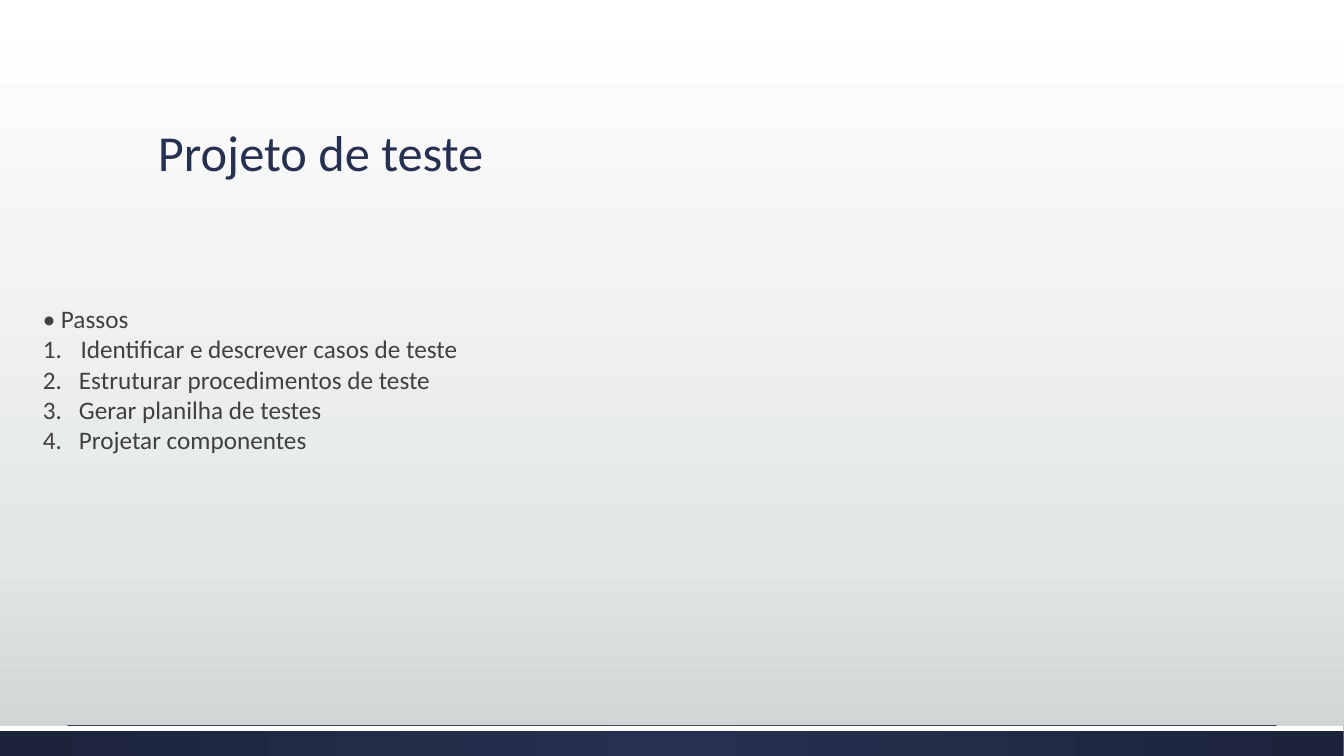
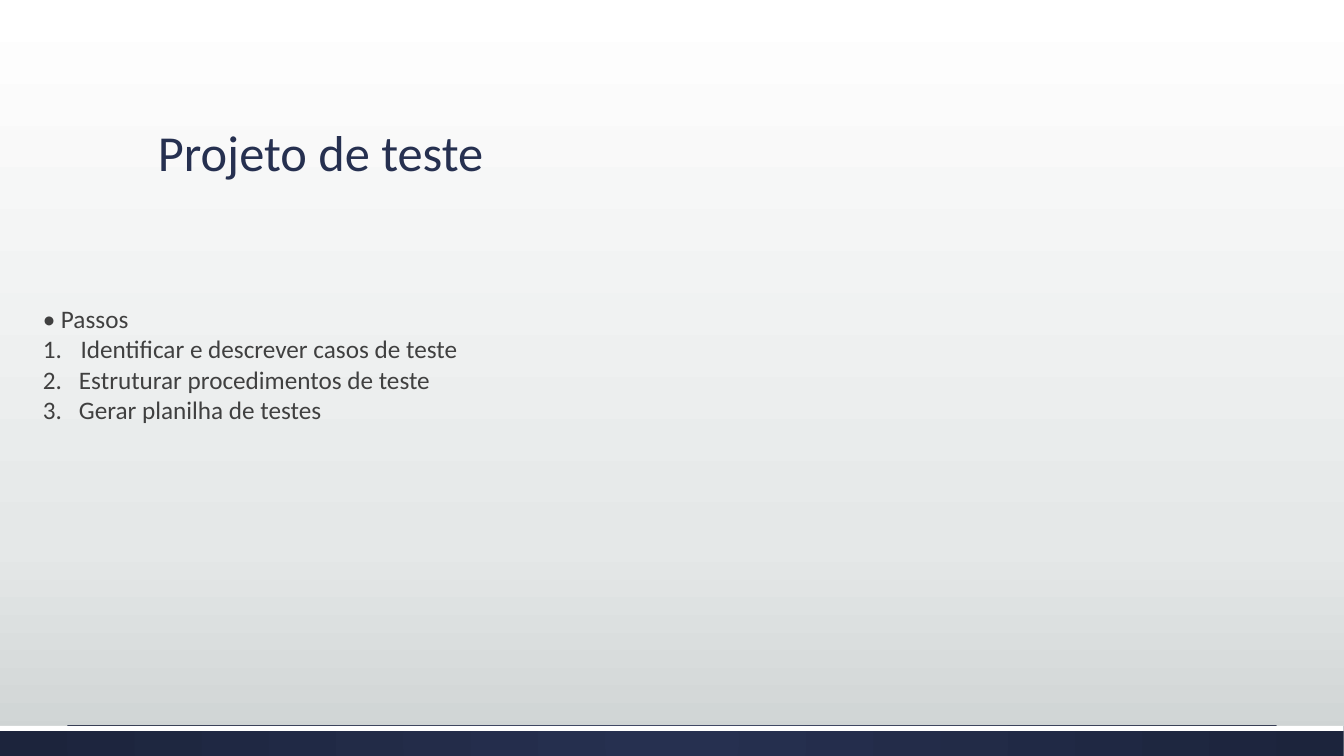
Before and after one commit to josimarpe/SIB, a slide deck: slide 11 of Requisitos/Plano de Projeto 1.pptx. Drawn at 1344x756 pixels with LibreOffice and Linux fonts; fonts in the diff are those of the drawing. Boxes give left, top, right and bottom in pixels: in the first picture for what was removed or moved away, otherwise in the second. Text is boxed around its words. In the diff, an @@ line names an element or a change of style, - is before the commit and + after.

```diff
--- a/Requisitos/Plano de Projeto 1.pptx
+++ b/Requisitos/Plano de Projeto 1.pptx
@@ text at bbox=[43, 431, 307, 454]: paragraph removed @@
-4. Projetar componentes
```
Also in this commit, not shown: 4 slides added, 1 slide removed.
